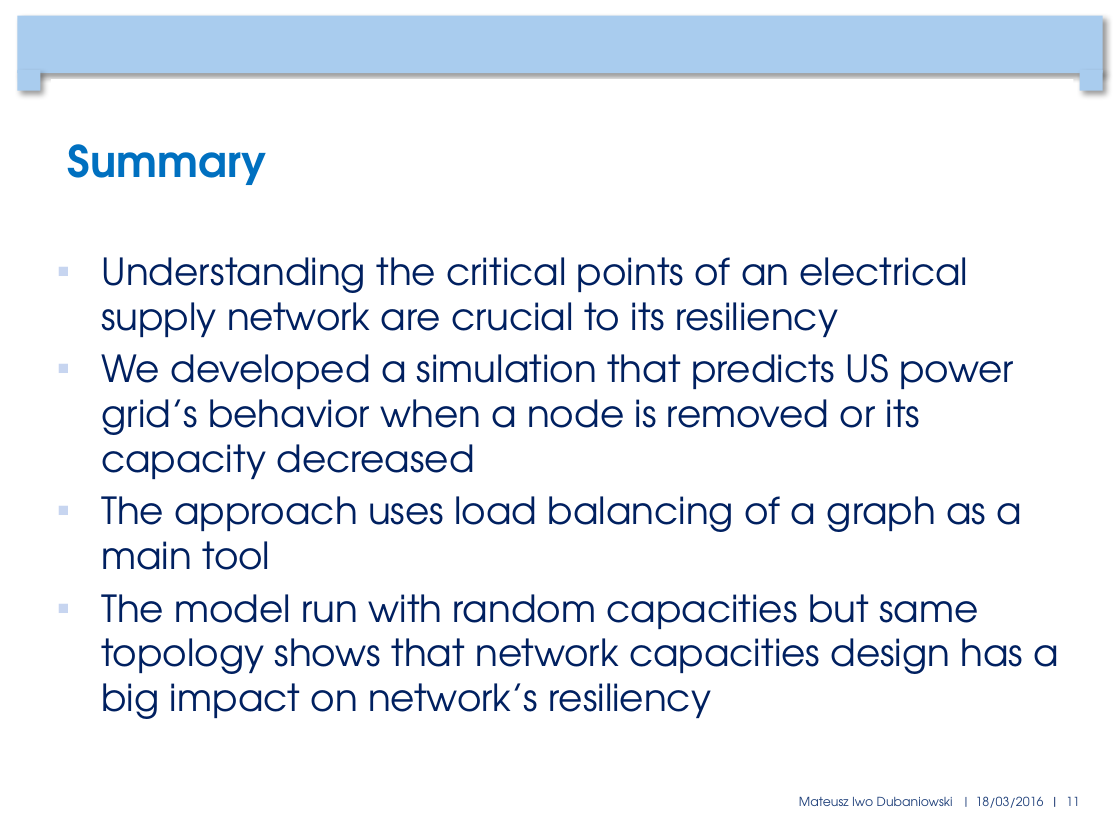
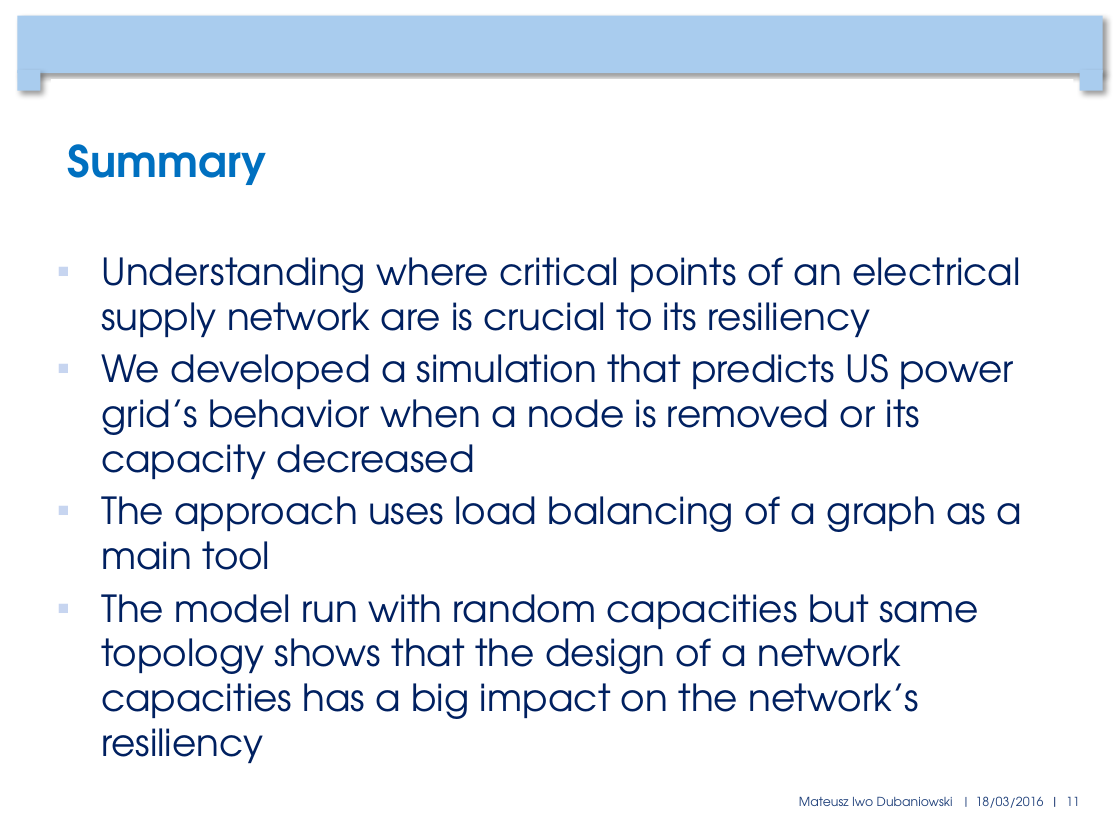
Before and after one commit to mduban/CNProject, a slide deck: slide 11 of FinalPresentation.pptx. Drawn at 1120x840 pixels with LibreOffice and Linux fonts; fonts in the diff are those of the drawing; background and template pictures are left out. Boxes give left, top, right and bottom in pixels: in the first picture for what was removed or moved away, otherwise in the second. Text is boxed around its words. In the diff, an @@ line names an element or a change of style, - is before the commit and + after.

```diff
--- a/FinalPresentation.pptx
+++ b/FinalPresentation.pptx
@@ text at (x1=101, y1=257, x2=1021, y2=338): text changed @@
-▪ Understanding the critical points of an electrical supply network are crucial to its resiliency
+▪ Understanding where critical points of an electrical supply network are is crucial to its resiliency
@@ text at (x1=101, y1=594, x2=978, y2=764): text changed @@
-▪ The model run with random capacities but same topology shows that network capacities design has a big impact on network’s resiliency
+▪ The model run with random capacities but same topology shows that the design of a network capacities has a big impact on the network’s resiliency
```
Also in this commit, not shown: 6 other slides changed.
